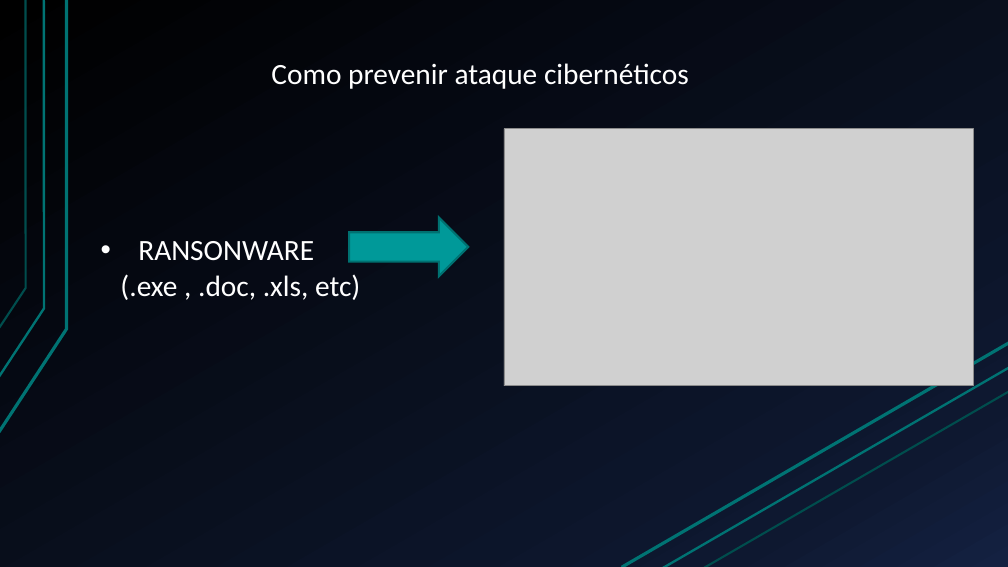
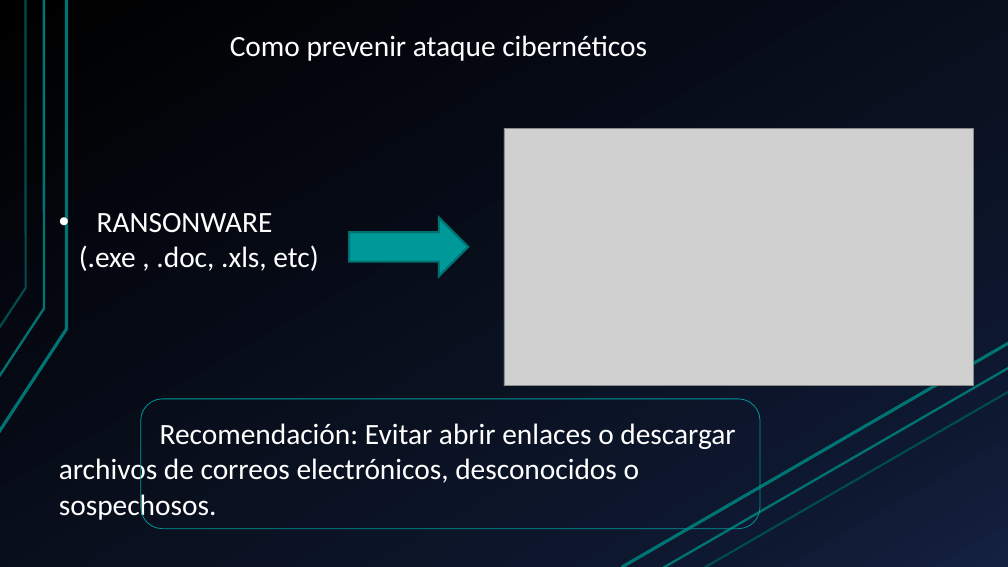
Before and after one commit to Zangetsupwr/Repositorio2, a slide deck: slide 7 of Seguridad Informatica.pptx. Drawn at 1008x567 pixels with LibreOffice and Linux fonts; fonts in the diff are those of the drawing; grey boxes stand for pictures. Boxes give left, top, right and bottom in pixels: in the first picture for what was removed or moved away, otherwise in the second. Text is boxed around its words. In the diff, an @@ line names an element or a change of style, - is before the commit and + after.

```diff
--- a/Seguridad Informatica.pptx
+++ b/Seguridad Informatica.pptx
@@ text "Como prevenir ataque cibernéticos": place and size @@
-text "Como prevenir ataque cibernéticos" at bbox=[120, 63, 689, 300]
+text "Como prevenir ataque cibernéticos" at bbox=[59, 35, 735, 522]
@@ rounded rectangle added at bbox=[141, 399, 760, 529], outline #009999 0.75 pt @@
@@ text at bbox=[59, 423, 735, 522]: paragraph added @@
+Recomendación: Evitar abrir enlaces o descargar archivos de correos electrónicos, desconocidos o sospechosos.
```
Also in this commit, not shown: 3 other slides changed, 2 slides added.
